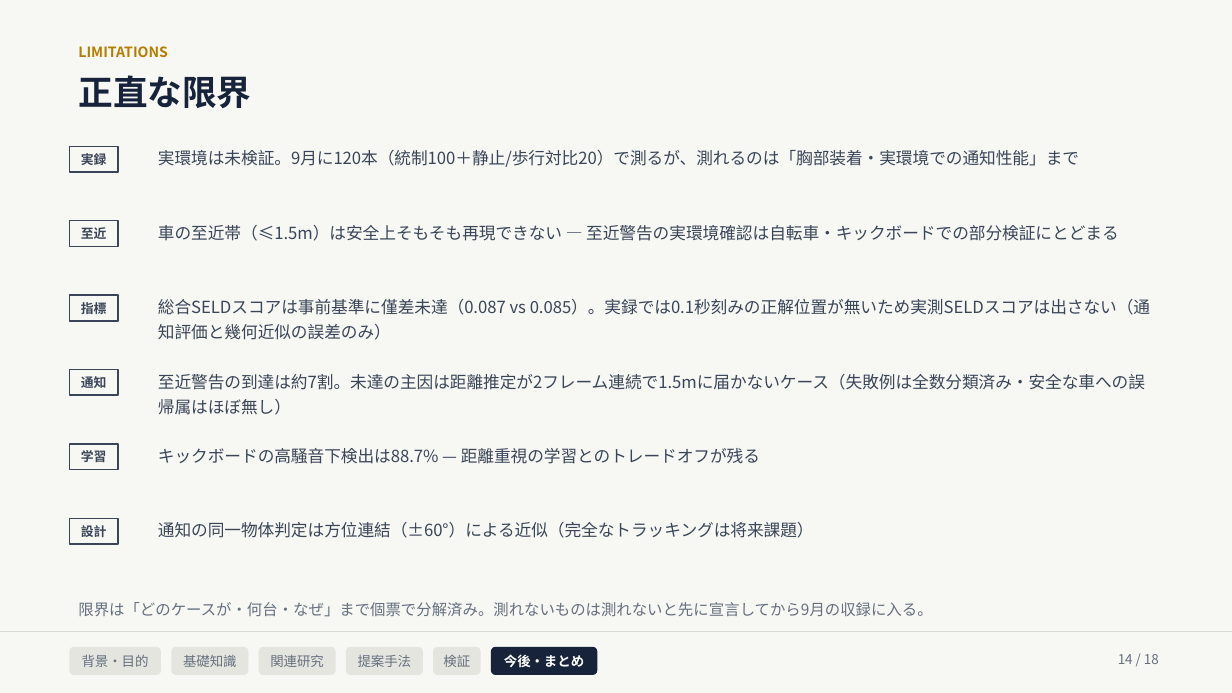
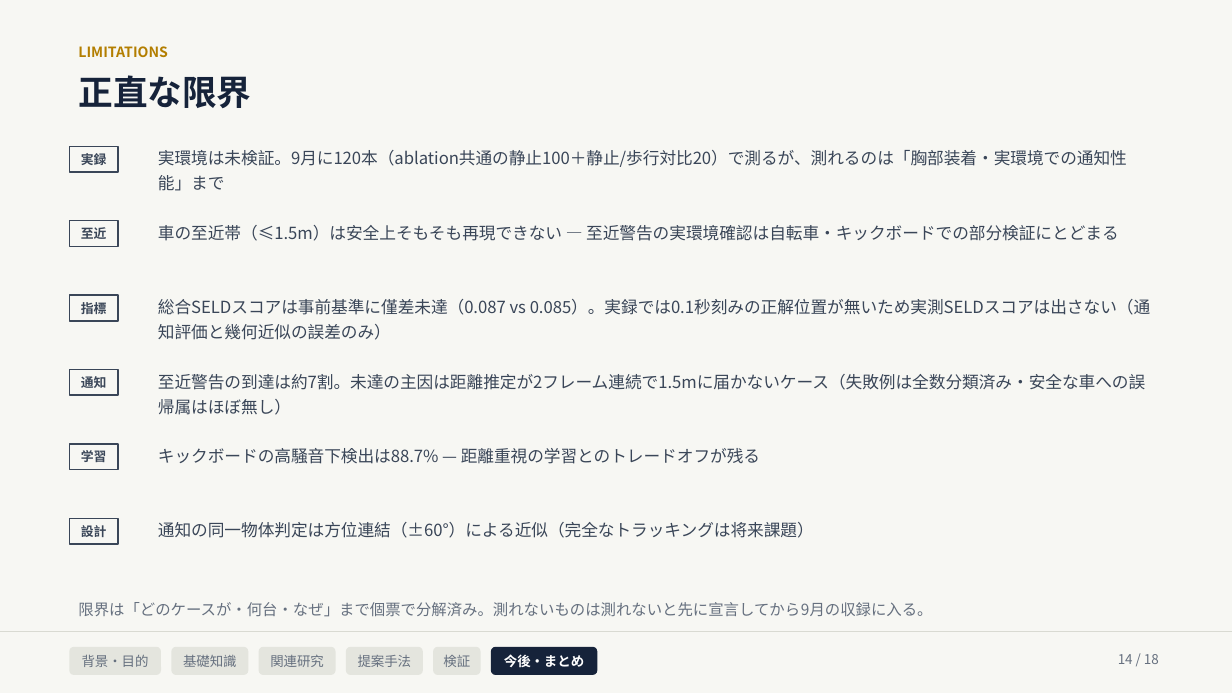
Before and after one commit to Noosdoo/outdoor-seld-sim, a slide deck: slide 14 of md/seminar/中間発表スライド_2026-08-10.pptx. Drawn at 1232x693 pixels with LibreOffice and Linux fonts; fonts in the diff are those of the drawing. Boxes give left, top, right and bottom in pixels: in the first picture for what was removed or moved away, otherwise in the second. Text is boxed around its words. In the diff, an @@ line names an element or a change of style, - is before the commit and + after.

```diff
--- a/md/seminar/中間発表スライド_2026-08-10.pptx
+++ b/md/seminar/中間発表スライド_2026-08-10.pptx
@@ text at (158, 150, 1127, 191): text changed @@
-実環境は未検証。9月に120本（統制100＋静止/歩行対比20）で測るが、測れるのは「胸部装着・実環境での通知性能」まで
+実環境は未検証。9月に120本（ablation共通の静止100＋静止/歩行対比20）で測るが、測れるのは「胸部装着・実環境での通知性能」まで
```
Also in this commit, not shown: 1 other slide changed, 9 other files.
